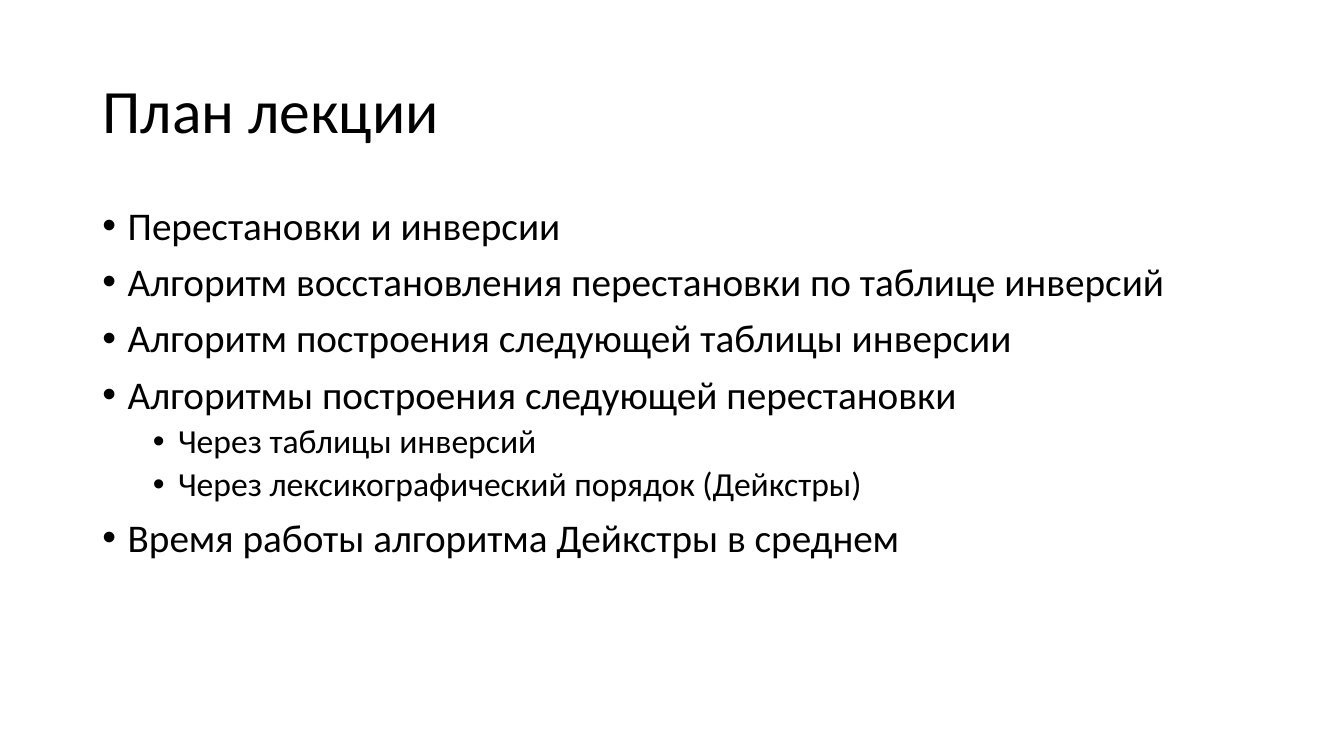
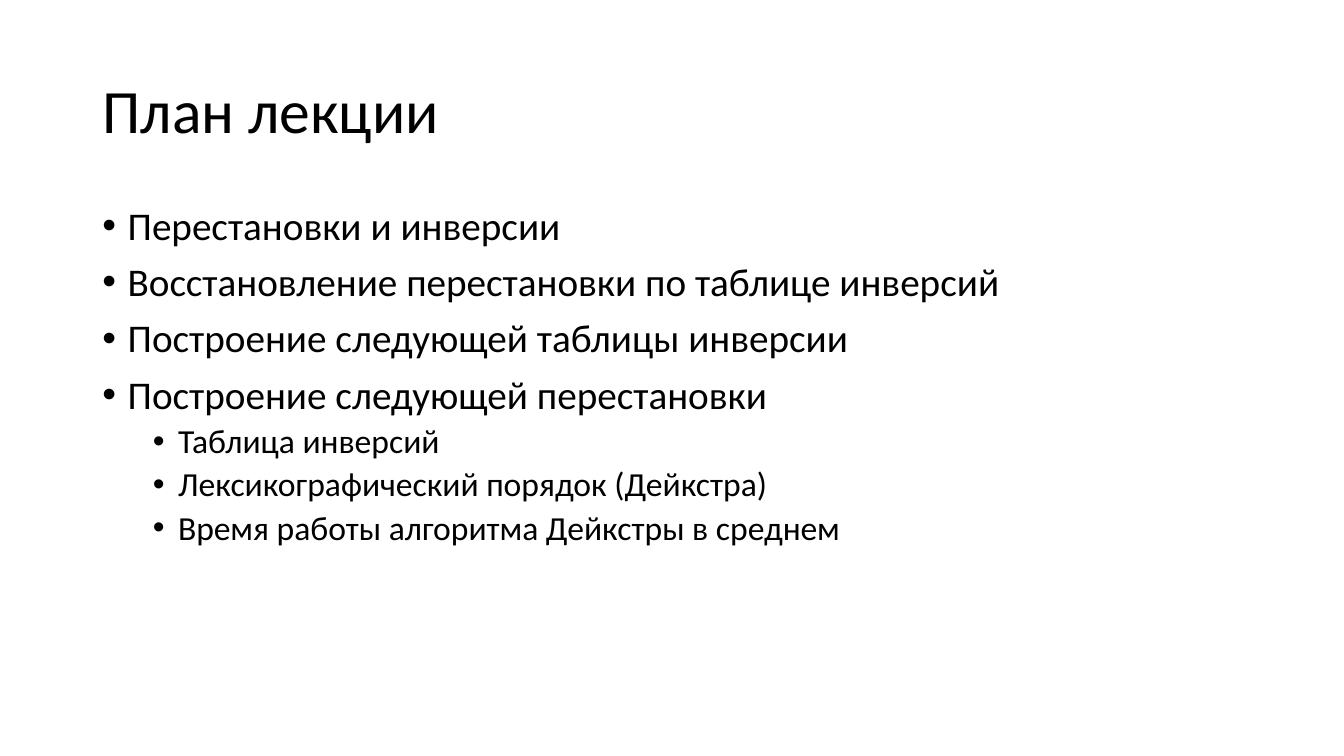
Before and after one commit to Evgueni-Petrov-aka-espetrov/Algorithms-and-Programming-in-C-pptx, a slide deck: slide 2 of 23 Перестановки.pptx. Drawn at 1344x756 pixels with LibreOffice and Linux fonts; fonts in the diff are those of the drawing. Boxes give left, top, right and bottom in pixels: in the first picture for what was removed or moved away, otherwise in the second. Text is boxed around its words. In the diff, an @@ line names an element or a change of style, - is before the commit and + after.

```diff
--- a/23 Перестановки.pptx
+++ b/23 Перестановки.pptx
@@ text at <box>128,269,999,502</box>: text changed @@
-• Алгоритм восстановления перестановки по таблице инверсий
-• Алгоритм построения следующей таблицы инверсии
-• Алгоритмы построения следующей перестановки
-  • Через таблицы инверсий
-  • Через лексикографический порядок (Дейкстры)
+• Восстановление перестановки по таблице инверсий
+• Построение следующей таблицы инверсии
+• Построение следующей перестановки
+  • Таблица инверсий
+  • Лексикографический порядок (Дейкстра)
@@ text at <box>178,517,840,546</box>: size 28 to 24 pt in "Время работы алгоритма Дейкстры в среднем"; list level 1 to 2 in "Время работы алгоритма Дейкстры в ..." @@
```
Also in this commit, not shown: 11 other slides changed, 89 slides added, 10 slides removed.
